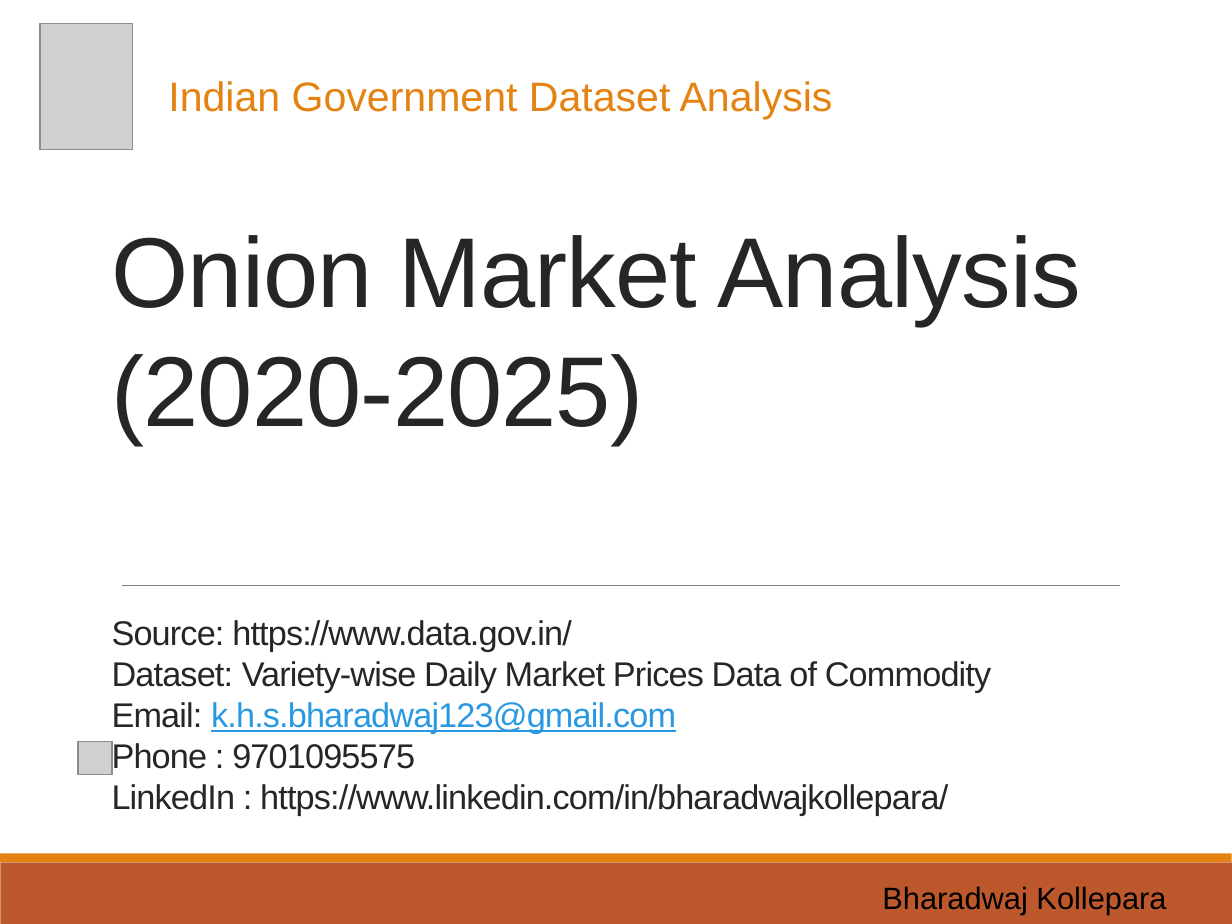
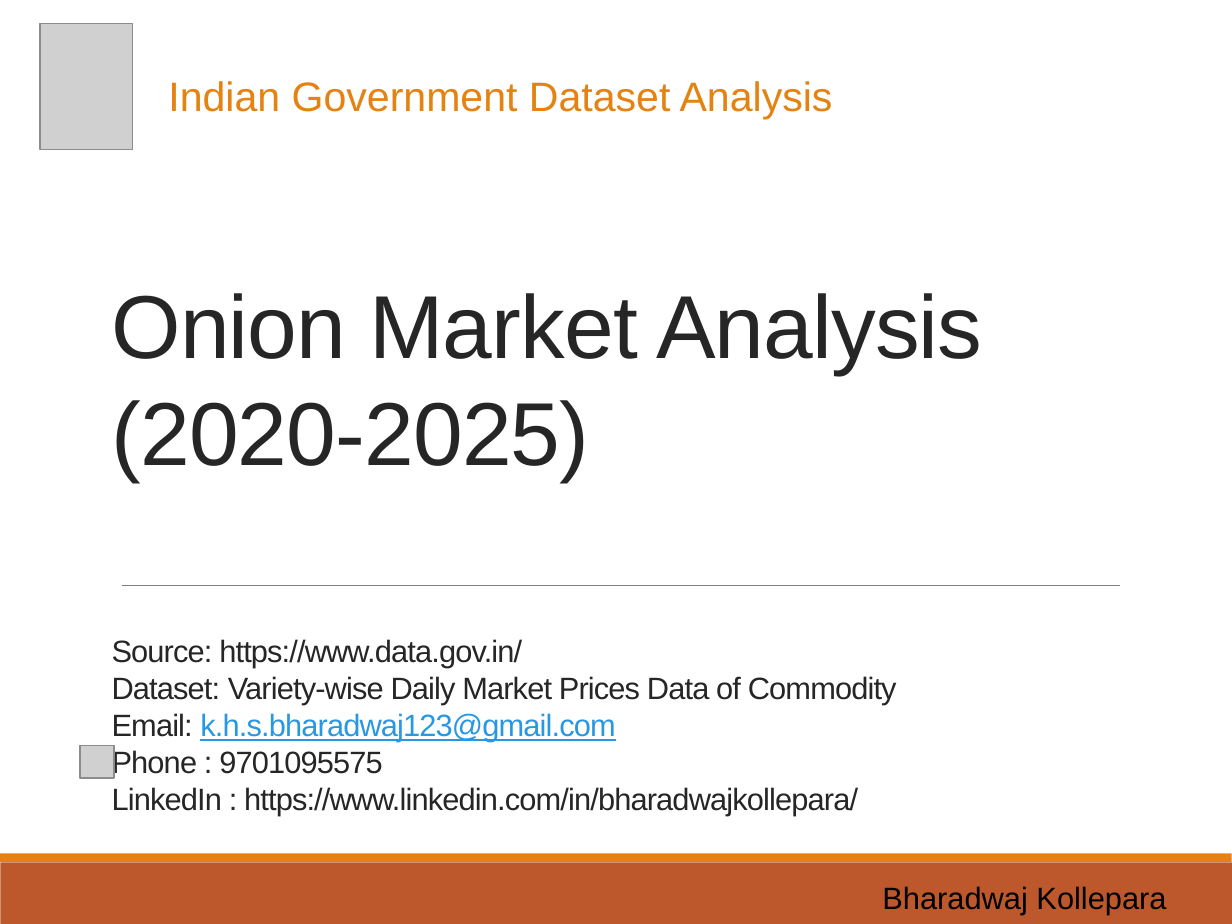
Before and after one commit to BharadwajKollepara/DataAnalyticsProjects, a slide deck: slide 1 of 1.Indian_Government_Dataset_Analysis/Indian_Government_Dataset_Analysis.pptx. Drawn at 1232x924 pixels with LibreOffice and Linux fonts; fonts in the diff are those of the drawing; grey boxes stand for pictures; background and template pictures are left out. Boxes give left, top, right and bottom in pixels: in the first picture for what was removed or moved away, otherwise in the second. Text is boxed around its words. In the diff, an @@ line names an element or a change of style, - is before the commit and + after.

```diff
--- a/1.Indian_Government_Dataset_Analysis/Indian_Government_Dataset_Analysis.pptx
+++ b/1.Indian_Government_Dataset_Analysis/Indian_Government_Dataset_Analysis.pptx
@@ title "Onion Market Analysis (2020-2025) Source: ..." at <box>112,293,982,815</box>: size 58 to 52.2 pt in "Onion Market Analysis (2020-2025)"; size 20 to 18 pt in "Source: https://www.data.gov.in/ Dataset: Variety-wise Daily ..." @@
@@ picture: place and size @@
-picture at <box>78,742,112,775</box>
+picture at <box>80,745,115,779</box>
```
Also in this commit, not shown: 1 other slide changed, 4 slides added, 1 slide removed.
